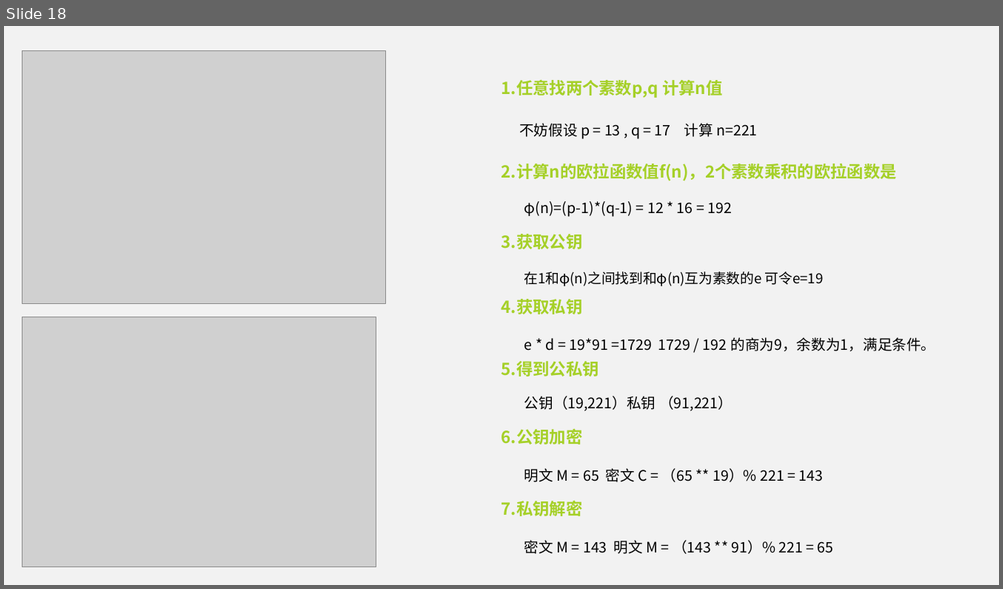
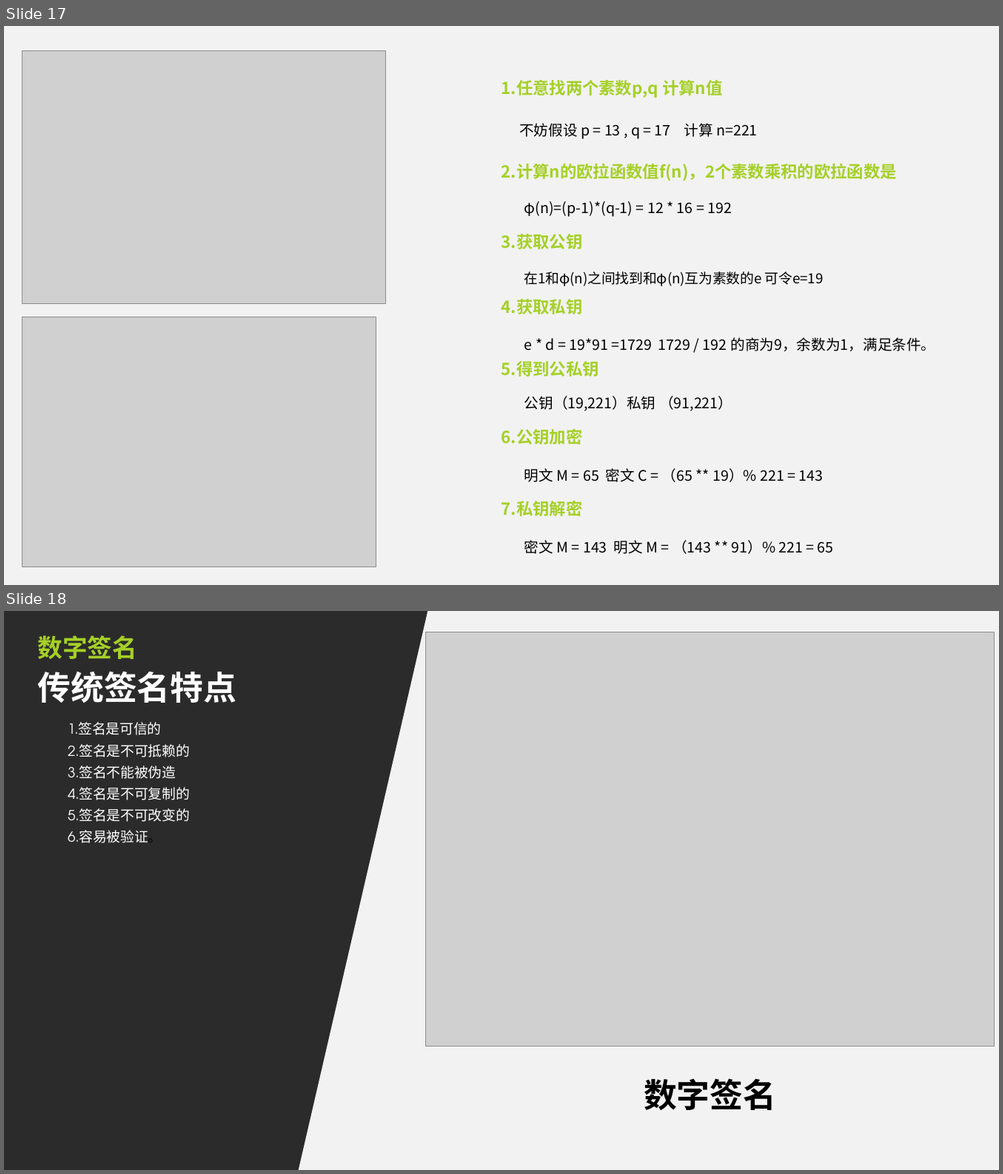
Before and after one commit to mikemikemao/c-11, a slide deck: encryption.pptx. Shown one above the other, each under a label of ours: slide 18 before the commit, slides 17 and 18 after it. The pictures are 1003x589 and 1003x1174 pixels, drawn with LibreOffice and Linux fonts; fonts in the diff are those of the drawing; grey boxes stand for pictures; background and template pictures are left out; a plain dark background stands for a picture behind light text. Boxes give left, top, right and bottom in pixels: in the first picture for what was removed or moved away, otherwise in the second. Text is boxed around its words. In the diff, an @@ line names an element or a change of style, - is before the commit and + after.

```diff
--- a/encryption.pptx
+++ b/encryption.pptx
@@ slide 18 added at [4, 611, 999, 1170], background picture (left out) @@
@@ freeform shape added at [296, 611, 999, 1170], fill #F2F2F2 @@
@@ picture added at [426, 632, 994, 1047] @@
@@ text added at [37, 635, 136, 659], 24 pt, text #A5D027, bold @@
+数字签名
@@ text added at [37, 671, 236, 703], 32 pt, text #FFFFFF, bold @@
+传统签名特点
@@ text added at [68, 722, 190, 843], 13.3 pt, text #FFFFFF @@
+1.签名是可信的
+2.签名是不可抵赖的
+3.签名不能被伪造
+4.签名是不可复制的
+5.签名是不可改变的
+6.容易被验证。
@@ text added at [643, 1079, 776, 1111], 32 pt, text #000000, bold @@
+数字签名
@@ what was slide 18 is now slide 17 @@
```
Also in this commit, not shown: 8 slides changed, 13 other slides added, 7 slides removed.
